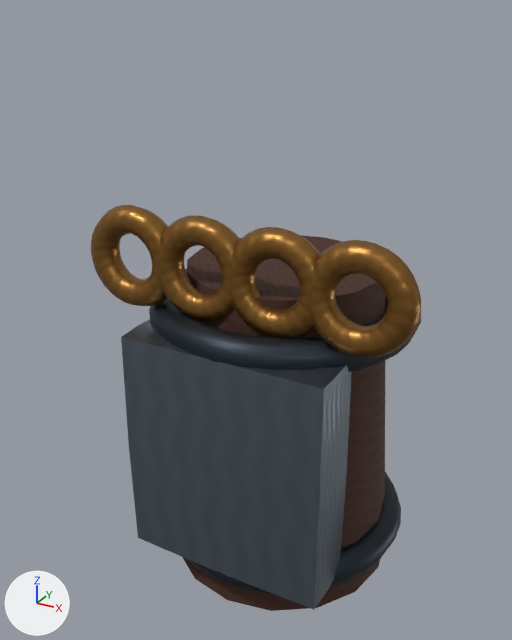
What one commit did to the glTF model public/assets/weapons/martial/power-knuckles.lod1.glb.
Camera for both pictures: a 50 mm camera at (0.196, -0.395, 0.373) aimed at (-0.011, -0.019, 0.185). Every picture has the same lights, and +X, +Y and +Z are marked at lower left. The picture after the commit comes second. Where no turn or scale is listed for an object, it has been applied to the vertices. Vertices at exactly the same position are counted once.

Names of what the first picture shows: 'brass.4', 'brass.5', 'brass.6', 'brass.7', 'iron.1', 'iron.2', 'leather.0', 'steel.3'.
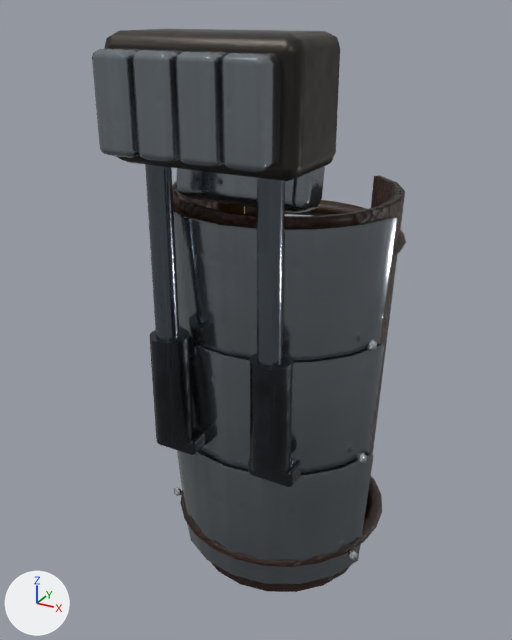
Pixel boxes (x1, y1, x2, y2) of what changed, in the pictures (512 x 640 px):
'steel / forged blade steel', added
    after: (92, 48, 397, 584)
'steel.3', deleted
    before: (121, 319, 352, 610)
'leather.0', reshaped, moved (15% wider, 11% taller)
    before: (182, 235, 386, 611)
    after: (172, 175, 406, 592)
'iron / hammer-scaled wrought iron', added
    after: (105, 29, 340, 181)
'darksteel / oil-blackened fittings', added
    after: (150, 327, 301, 487)
'alloy / machined anodized alloy', added
    after: (145, 164, 285, 367)
'brass.7', deleted (brown)
    before: (311, 240, 421, 357)
'iron.2', deleted
    before: (149, 269, 421, 372)
'brass.6', deleted (brown)
    before: (231, 227, 320, 338)
'brass.5', deleted (brown)
    before: (160, 215, 240, 321)
'brass.4', deleted (brown)
    before: (91, 205, 168, 306)
'iron.1', deleted
    before: (187, 472, 401, 594)
'edge / honed bright bevel', added
    after: (174, 339, 377, 560)
'bronze / cast bronze with patina', added (mostly hidden)
    after: (218, 202, 246, 214)
part 1 of me_leather_0, added
    after: (172, 175, 406, 592)
part 2 of me_leather_0, deleted (brown)
    before: (182, 235, 386, 611)

Diff of the bpy script that builds the scene:
```diff
--- a/public/assets/weapons/martial/power-knuckles.lod1.glb.py
+++ b/public/assets/weapons/martial/power-knuckles.lod1.glb.py
@@ mat_leather___oiled_leather_wrap @@
+mat_leather___oiled_leather_wrap = bpy.data.materials.new('leather / oiled leather wrap')
+# colours: brown #43291b
+# uses the picture img_leather_albedo_variation
+# uses the picture img_leather_micro_normal
+# uses the picture img_leather_roughness
@@ mat_darksteel___oil_blackened_fittings @@
+mat_darksteel___oil_blackened_fittings = bpy.data.materials.new('darksteel / oil-blackened fittings')
+# colours: dark grey #4c5258
+# uses the picture img_iron_albedo_variation
+# uses the picture img_iron_micro_normal
+# uses the picture img_iron_roughness
@@ mat_alloy___machined_anodized_alloy @@
+mat_alloy___machined_anodized_alloy = bpy.data.materials.new('alloy / machined anodized alloy')
+# colours: grey #737d87
+# uses the picture img_alloy_albedo_variation
+# uses the picture img_alloy_micro_normal
+# uses the picture img_alloy_roughness
@@ mat_iron___hammer_scaled_wrought_iron @@
+mat_iron___hammer_scaled_wrought_iron = bpy.data.materials.new('iron / hammer-scaled wrought iron')
+# colours: dark grey #56514b
+# uses the picture img_iron_albedo_variation
+# uses the picture img_iron_micro_normal
+# uses the picture img_iron_roughness
@@ mat_bronze___cast_bronze_with_patina @@
+mat_bronze___cast_bronze_with_patina = bpy.data.materials.new('bronze / cast bronze with patina')
+# colours: brown #9a7041
+# uses the picture img_bronze_albedo_variation
+# uses the picture img_bronze_micro_normal
+# uses the picture img_bronze_roughness
@@ mat_edge___honed_bright_bevel @@
+mat_edge___honed_bright_bevel = bpy.data.materials.new('edge / honed bright bevel')
+# colours: white #dfe3e5
+# uses the picture img_edge_albedo_variation
+# uses the picture img_edge_micro_normal
+# uses the picture img_edge_roughness
@@ mat_steel___forged_blade_steel @@
+mat_steel___forged_blade_steel = bpy.data.materials.new('steel / forged blade steel')
+# colours: grey #9ea7ae
+# uses the picture img_steel_albedo_variation
+# uses the picture img_steel_micro_normal
+# uses the picture img_steel_roughness
@@ me_leather_0 @@
-me_leather_0.from_pydata(...)  # 36 vertices, 64 faces; spans x -0.08..0.08, y -0.08..0.08, z -0.11..0.11
-me_leather_0.materials.append(mat_leather)
+me_leather_0.from_pydata(...)  # 268 vertices, 528 faces; spans x -0.075..0.076, y -0.076..0.076, z 0.0..0.27
+# me_leather_0 part 1: 268 vertices added at x -0.075..0.076, y -0.076..0.076, z 0.0..0.27
+# me_leather_0 part 2: 36 vertices removed from x -0.08..0.08, y -0.08..0.08, z -0.11..0.11
+me_leather_0.materials.append(mat_leather___oiled_leather_wrap)
@@ ob_leather_0 @@
 ob_leather_0 = bpy.data.objects.new('leather.0', me_leather_0)
-ob_leather_0.location = (0.0, 0.0, 0.11)
+ob_leather_0.location = (0.0, 0.0, 0.0)
@@ ob_iron_1 @@
-ob_iron_1 = bpy.data.objects.new('iron.1', me_iron_1)
@@ ob_iron_2 @@
-ob_iron_2 = bpy.data.objects.new('iron.2', me_iron_2)
@@ ob_steel_3 @@
-ob_steel_3 = bpy.data.objects.new('steel.3', me_steel_3)
@@ ob_brass_4 @@
-ob_brass_4 = bpy.data.objects.new('brass.4', me_brass_4)
@@ ob_brass_5 @@
-ob_brass_5 = bpy.data.objects.new('brass.5', me_brass_5)
@@ ob_brass_6 @@
-ob_brass_6 = bpy.data.objects.new('brass.6', me_brass_6)
@@ ob_brass_7 @@
-ob_brass_7 = bpy.data.objects.new('brass.7', me_brass_7)
@@ ob_darksteel___oil_blackened_fittings @@
+ob_darksteel___oil_blackened_fittings = bpy.data.objects.new('darksteel / oil-blackened fittings', me_mesh_6)  # 180 vertices, 344 faces; spans x -0.049..0.049, y -0.096..-0.07, z 0.114..0.195
+ob_darksteel___oil_blackened_fittings.location = (0.0, 0.0, 0.0)
@@ ob_alloy___machined_anodized_alloy @@
+ob_alloy___machined_anodized_alloy = bpy.data.objects.new('alloy / machined anodized alloy', me_mesh_5)  # a 16-sided cylinder along z spanning x -0.041..-0.027, y -0.093..-0.079, z 0.18..0.3; a 16-sided cylinder along z spanning x 0.027..0.041, y -0.093..-0.079, z 0.18..0.3
+ob_alloy___machined_anodized_alloy.location = (0.0, 0.0, 0.0)
@@ ob_iron___hammer_scaled_wrought_iron @@
+ob_iron___hammer_scaled_wrought_iron = bpy.data.objects.new('iron / hammer-scaled wrought iron', me_mesh_4)  # 56 vertices, 108 faces; spans x -0.055..0.055, y -0.1025..-0.0475, z 0.2975..0.3625
+ob_iron___hammer_scaled_wrought_iron.location = (0.0, 0.0, 0.0)
@@ ob_bronze___cast_bronze_with_patina @@
+ob_bronze___cast_bronze_with_patina = bpy.data.objects.new('bronze / cast bronze with patina', me_mesh_3)  # 112 vertices, 216 faces; spans x -0.075..-0.049, y 0.018..0.042, z 0.024..0.251
+ob_bronze___cast_bronze_with_patina.location = (0.0, 0.0, 0.0)
@@ ob_edge___honed_bright_bevel @@
+ob_edge___honed_bright_bevel = bpy.data.objects.new('edge / honed bright bevel', me_mesh_2)  # 120 vertices, 216 faces; spans x -0.077..0.077, y -0.037..-0.033, z 0.03..0.196
+ob_edge___honed_bright_bevel.location = (0.0, 0.0, 0.0)
@@ ob_steel___forged_blade_steel @@
+ob_steel___forged_blade_steel = bpy.data.objects.new('steel / forged blade steel', me_mesh_1)  # 612 vertices, 1164 faces; spans x -0.079..0.079, y -0.119..-0.017, z 0.016..0.36
+ob_steel___forged_blade_steel.location = (0.0, 0.0, 0.0)
```
